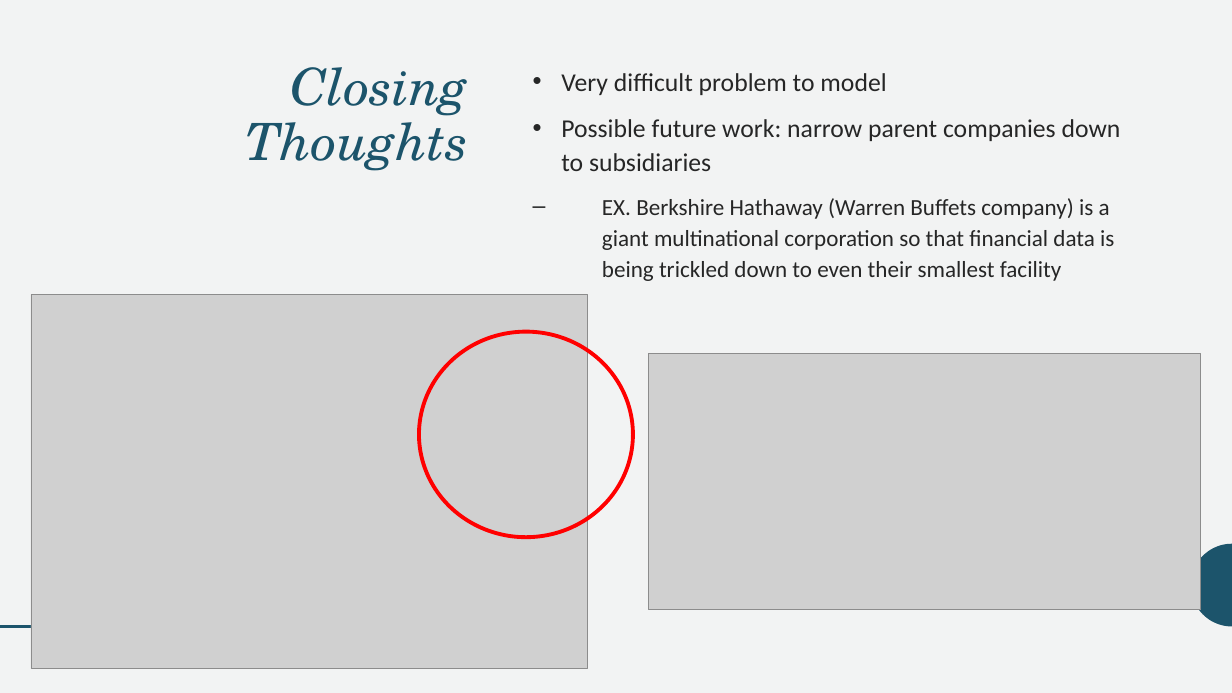
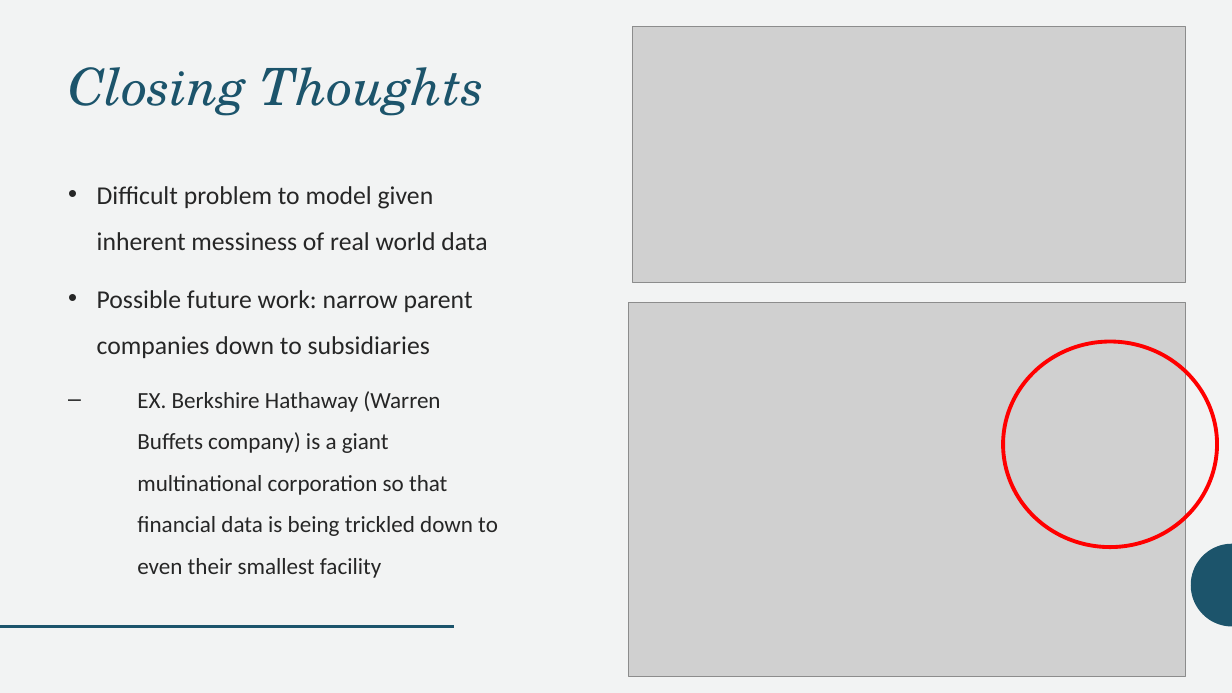
Before and after one commit to SRobbins-13/GHG_Regression_Analysis, a slide deck: slide 10 of GHG_Regression_Analysis.pptx (slide 13 before the commit). Drawn at 1232x693 pixels with LibreOffice and Linux fonts; fonts in the diff are those of the drawing; grey boxes stand for pictures. Boxes give left, top, right and bottom in pixels: in the first picture for what was removed or moved away, otherwise in the second. Text is boxed around its words. In the diff, an @@ line names an element or a change of style, - is before the commit and + after.

Commit message:
Updated Final Presentation

```diff
--- a/GHG_Regression_Analysis.pptx
+++ b/GHG_Regression_Analysis.pptx
@@ picture: place and size @@
-picture at (649,353,1202,610)
+picture at (633,26,1186,283)
@@ title "Closing Thoughts" at (68,67,484,116): alignment right to left @@
@@ text "Difficult problem to model given ...": place and size @@
-text "Difficult problem to model given ..." at (561,73,1121,281)
+text "Difficult problem to model given ..." at (97,186,498,578)
@@ text at (97,186,487,250): text changed @@
-• Very difficult problem to model
+• Difficult problem to model given inherent messiness of real world data
@@ text at (97,290,498,578): line spacing 1.12 to 1.5 @@
@@ picture: place and size @@
-picture at (31,295,589,669)
+picture at (628,302,1186,677)
@@ ellipse: place and size @@
-ellipse at (419,332,633,537)
+ellipse at (1004,342,1218,547)
```
Also in this commit, not shown: 7 other slides changed, 2 slides added, 1 slide removed, 1 other file.
